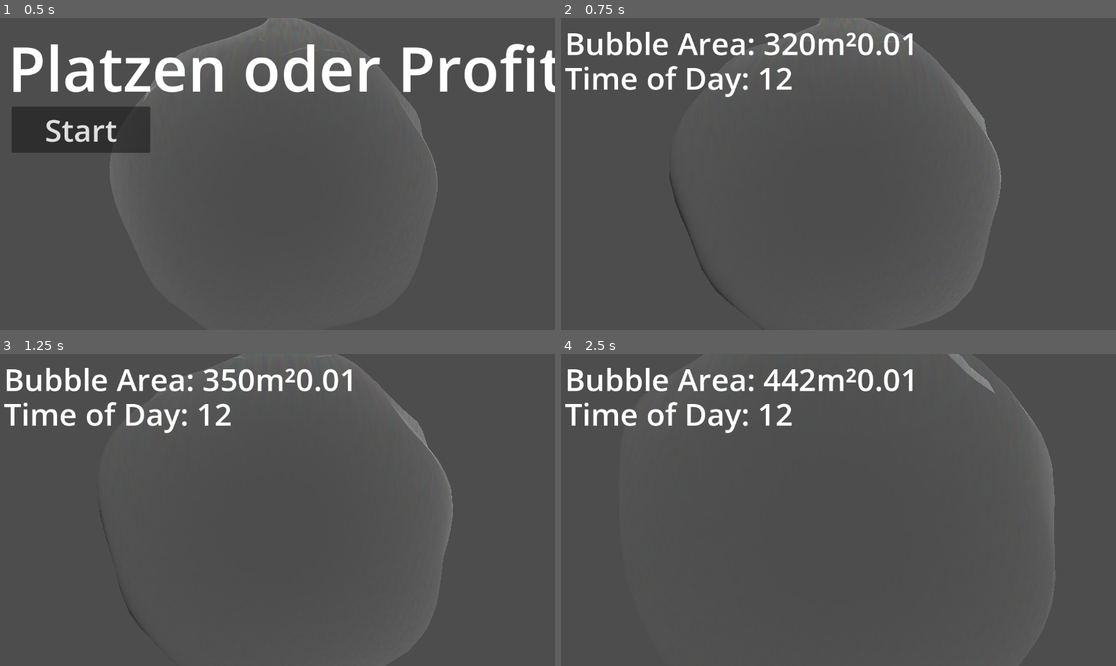
Above: before the commit, frames 1-4 (two rows, left to right).
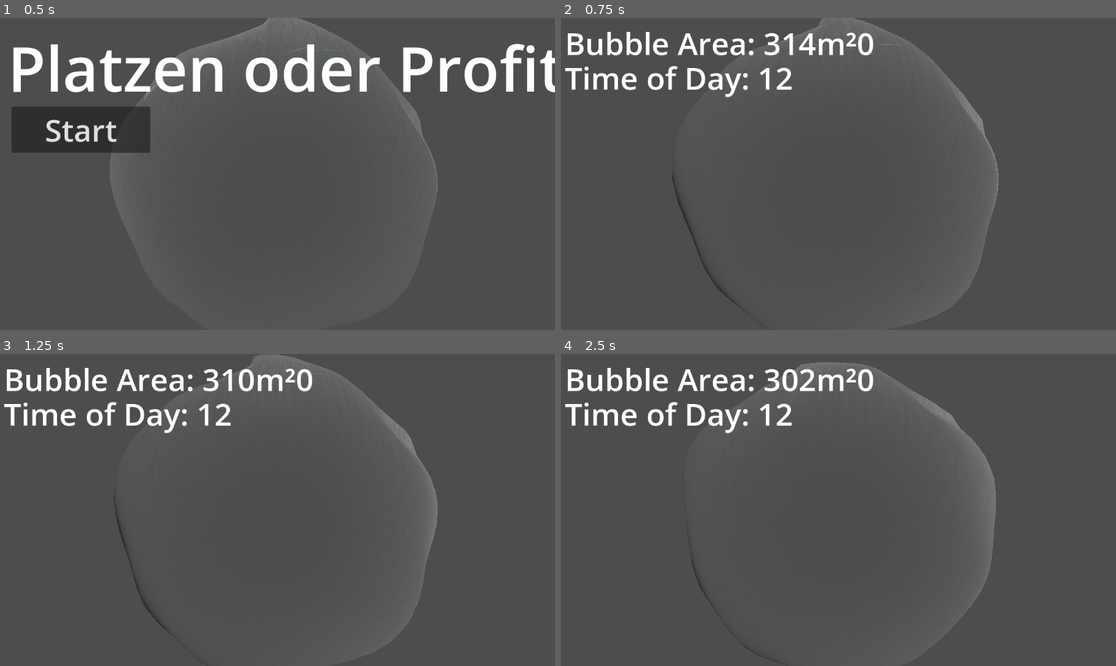
Above: after the commit, the same moments.

Repository: Lycentzia/platzen-oder-profit
Game: Godot game, scene res://main.tscn
Two runs of this game, one before a commit and one after it. Both use one fixed random seed, a clock stepped at 60 frames per second and the inputs below.
Inputs:
- Up to frame 1 (0.5 s): no input
- Up to frame 2 (0.75 s): click "Start" at 0.5 s
- Up to frame 3 (1.25 s): no input
- Up to frame 4 (2.5 s): no input

Frame 1 is identical in both runs. In frame 2, 1.0% of the frame differs, in the area x 19-80%, y 0-99%; in frame 3, 1.6%; in frame 4, 2.5%, in the area x 22-89%, y 0-100%.

Commit message:
oh thats why ^^

Diff:
--- a/Globals.gd
+++ b/Globals.gd
@@ -1,16 +1,16 @@
 extends Node
 
-var sphereInitialRadius = 10 # how to get this programmatically?
-var sphereShrinkRate = 0.999
-var sphereMaxRadius = 50
-var sphereMinRadius = 5
+var sphereInitialRadius
+var sphereShrinkRate
+var sphereMaxRadius
+var sphereMinRadius
 
-var oxygen = 0
-var time = 0 # time starts at 0
-var cycleTime = 120 # how many seconds are one day
+var oxygen
+var time
+var cycleTime
 
-var building1 = 5
-var building2 = 0
+var building1
+var building2
 
 func reset():
 	sphereInitialRadius = 10 # how to get this programmatically?
@@ -22,7 +22,7 @@
 	time = 0 # time starts at 0
 	cycleTime = 120 # how many seconds are one day
 
-	building1 = 5
+	building1 = 0
 	building2 = 0
 
 # Called when the node enters the scene tree for the first time.
--- a/main.gd
+++ b/main.gd
@@ -15,6 +15,8 @@
 
 func _on_start_button_pressed():
 	Globals.reset()
+	sphere.scale = Vector3(1,1,1)
+	sphere.visible = true
 	$UI.visible = true
 	$Menu.visible = false
 	tick.start()
